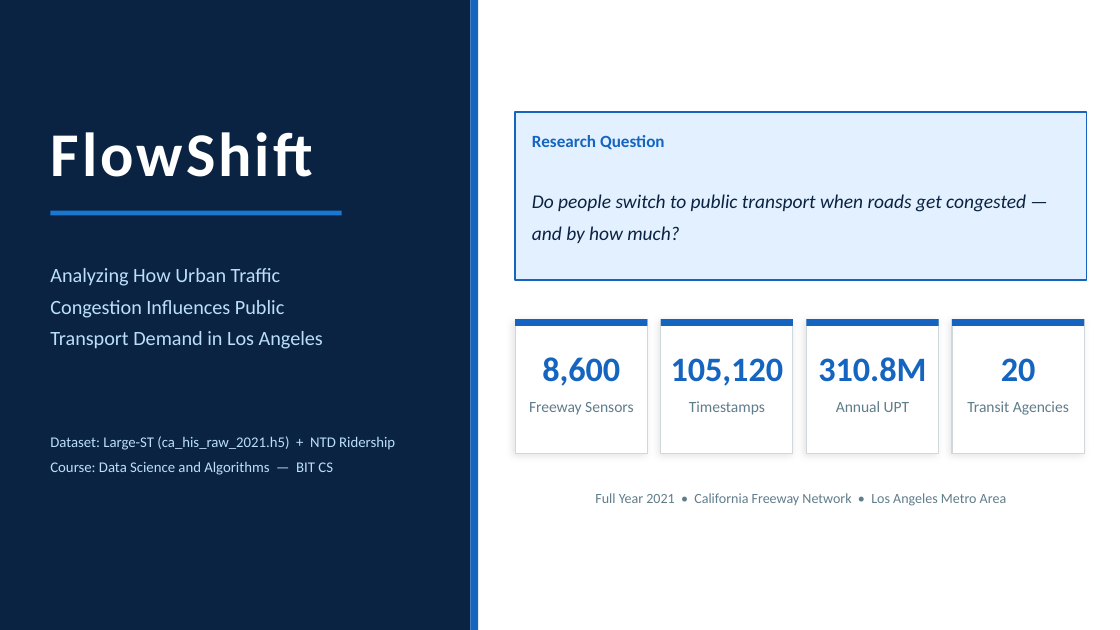
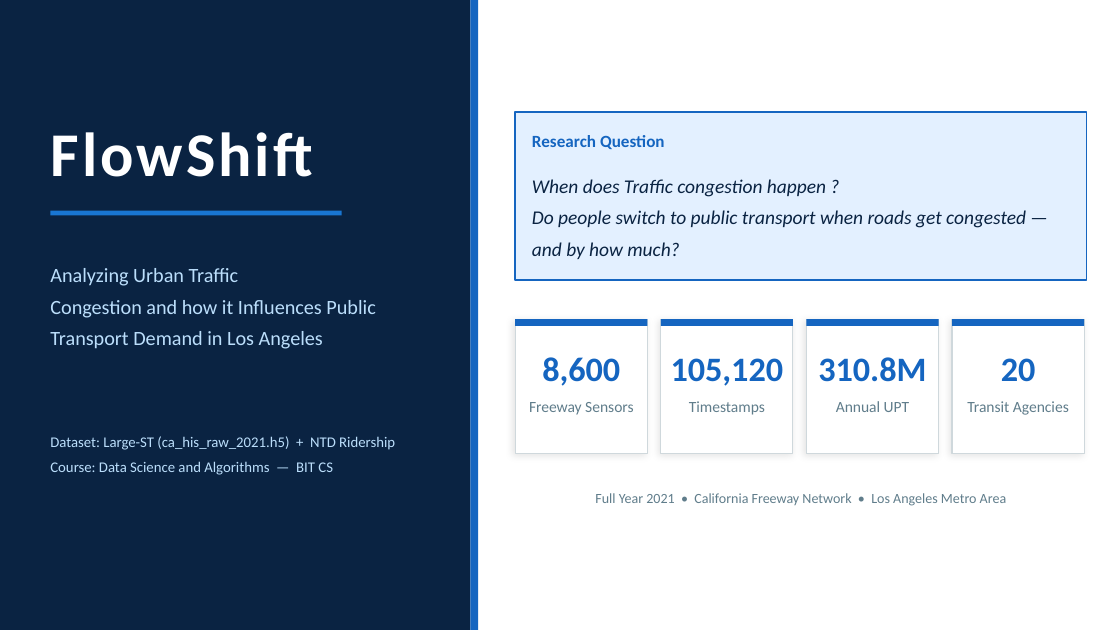
Before and after one commit to EchoRatz/FlowShift, a slide deck: slide 1 of Report/FlowShift_Presentation.pptx. Drawn at 1120x630 pixels with LibreOffice and Linux fonts; fonts in the diff are those of the drawing. Boxes give left, top, right and bottom in pixels: in the first picture for what was removed or moved away, otherwise in the second. Text is boxed around its words. In the diff, an @@ line names an element or a change of style, - is before the commit and + after.

Commit message:
update som pptx

```diff
--- a/Report/FlowShift_Presentation.pptx
+++ b/Report/FlowShift_Presentation.pptx
@@ text at (x1=532, y1=179, x2=826, y2=197): paragraph added @@
+When does Traffic congestion happen ?
@@ text at (x1=50, y1=268, x2=375, y2=318): text changed @@
-Analyzing How Urban Traffic
-Congestion Influences Public
+Analyzing Urban Traffic
+Congestion and how it Influences Public
```
Also in this commit, not shown: 2 other slides changed.
